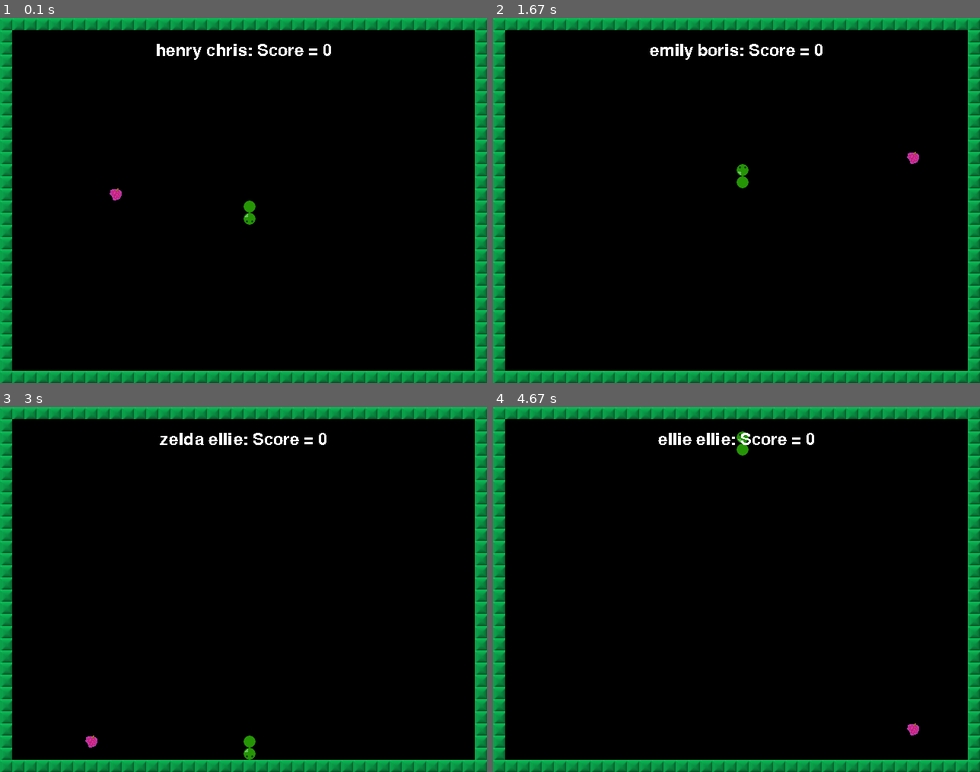
Above: before the commit, frames 1-4 (two rows, left to right).
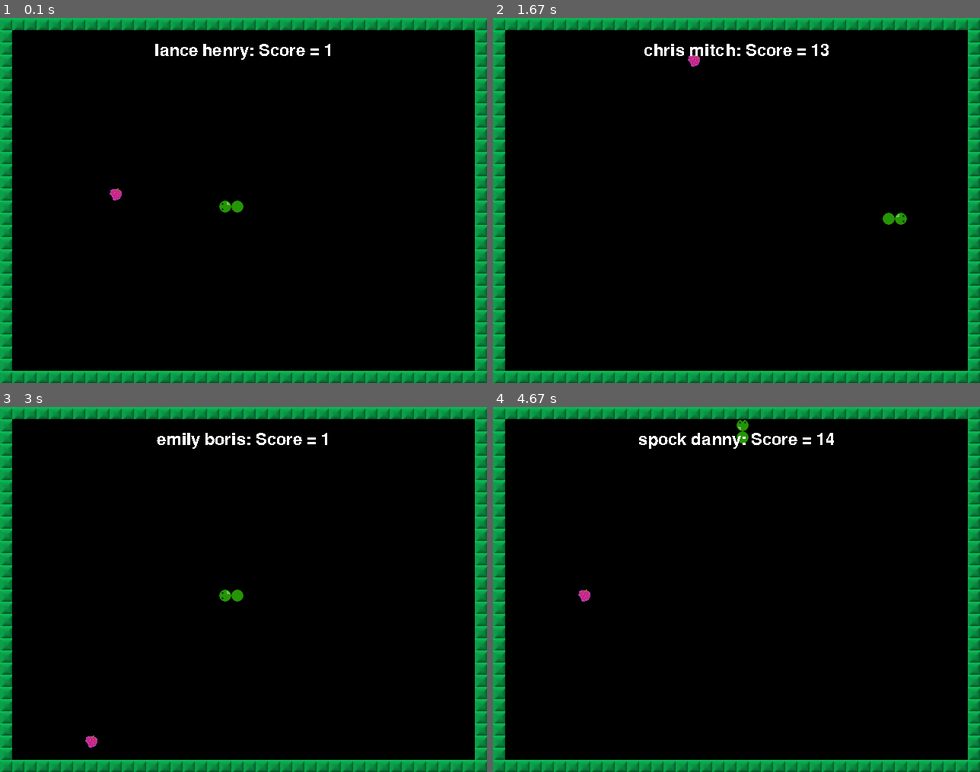
Above: after the commit, the same moments.

Repository: kmarsh729/PythonGamePlayground
Game: pygame game, started from PyGame/Snake/ai_snake.py
Two runs of this game, one before a commit and one after it. Both use one fixed random seed, a clock stepped at 60 frames per second and the inputs below.
Inputs:
- Up to frame 1 (0.1 s): no input
- Up to frame 2 (1.67 s): no input
- Up to frame 3 (3 s): no input
- Up to frame 4 (4.67 s): no input

The runs differ from the first frame. In frame 1, 0.7% of the frame differs, in the area x 31-68%, y 7-57%; in frame 2, 0.9%, in the area x 31-88%, y 7-57%; in frame 3, 0.8%; in frame 4, 0.8%.

Commit message:
Modified NN slightly.  Reward snakes for not hitting the wall.

Diff:
--- a/PyGame/Snake/ai_snake.py
+++ b/PyGame/Snake/ai_snake.py
@@ -11,9 +11,11 @@
 
 gameSurface = pygame.display.set_mode((640, 480))
 font = pygame.font.Font(None, 32)
-currentGeneration = 0
-popSize = 1000
+currentGeneration = 1
+popSize = 100
 currentPopulation = -1
+points_from_berry = 50
+points_from_moving = 1
 
 
 ##########
@@ -61,12 +63,12 @@
         self.output_nodes = np.array(self.num_output_nodes).reshape(-1, 1)
         if len(weights) != 0 and len(weights) != self.num_weights:
             sys.stderr("Weights given to the snake\'s NN aren't the right length.  Brain surgery isn't for you.")
-            random_weights = np.random.rand(self.num_weights)
+            random_weights = np.random.randn(self.num_weights)
             self.weights = np.array(random_weights)
         elif len(weights) == self.num_weights:
             self.weights = np.array(weights)
         else:
-            random_weights = np.random.rand(self.num_weights)
+            random_weights = np.random.randn(self.num_weights)
             self.weights = np.array(random_weights)
 
         # print(self.weights)
@@ -127,7 +129,7 @@
 
     for i in range(min(len(weights1),len(weights2))):
         if(np.random.rand() < mutationRate):
-            new_weights.append(np.random.rand())
+            new_weights.append(np.random.randn())
         else:
             if(np.random.rand() < 0.5):
                 new_weights.append(weights1[i])
@@ -163,10 +165,20 @@
         by = np.random.randint(1, 28)
 
         self.berry = Position(bx, by)
-        self.blocks.append(Position(20, 15))
-        self.blocks.append(Position(19, 15))
+
         self.direction = np.random.randint(4)  # 0 - right, 1 - left, 2 - up, 3 - down
-
+        if self.direction == 0:
+            self.blocks.append(Position(20, 15))
+            self.blocks.append(Position(19, 15))
+        elif self.direction == 1:
+            self.blocks.append(Position(19, 15))
+            self.blocks.append(Position(20, 15))
+        elif self.direction == 2:
+            self.blocks.append(Position(20, 15))
+            self.blocks.append(Position(20, 16))
+        elif self.direction == 3:
+            self.blocks.append(Position(20, 16))
+            self.blocks.append(Position(20, 15))
 
 
 def loseLife(gamedata):
@@ -341,6 +353,7 @@
     head = gamedata.blocks[0]
     if gamedata.tick < 0:
         gamedata.tick += gamedata.speed
+        gamedata.berrycount += points_from_moving
         gamedata.frame += 1
         gamedata.frame %= 2
         if gamedata.direction == 0:
@@ -390,7 +403,7 @@
     if head.x == gamedata.berry.x and head.y == gamedata.berry.y:
         addSegment(gamedata)
         positionBerry(gamedata)
-        gamedata.berrycount += 1
+        gamedata.berrycount += points_from_berry
 
 
 def loadImages():
@@ -417,7 +430,7 @@
     gds.append(GameData(SnakeNN(
             name=names[np.random.randint(0, len(names))] + ' ' + names[np.random.randint(0, len(names))])))
 
-print(currentPopulation)
+
 
 while not quitGame:
     for event in pygame.event.get():
@@ -459,24 +472,32 @@
 
             maxberries = 0
             strong = []
-
+            # TODO:High berry count should correspond to having a higher chance to be a parent, i.e., size matters.
+            # TODO:Maybe make distribution based Prob = specimen_points / sum(specimen_points)
             for g in gds:
                 if g.berrycount > maxberries:
                     maxberries = g.berrycount
-
+            print(maxberries)
             for g in gds:
                 if g.berrycount >= 0.5*maxberries:
                     strong.append(g)
 
-            if len(strong) > 0.75*popSize:
-                strong = strong[:min(int(0.75*popSize), len(strong))]
-
+
+            if len(strong) < 0.10*popSize:
+                print("Only %d worthy specimens, we need to add some more."%len(strong))
+                while len(strong) < 0.10*popSize:
+                    strong.append(np.random.choice(gds))
+            else:
+                print("%d worthy specimens, now to make tons of snakelets." % len(strong))
+
+
+            #print(len(strong))
             gds = []
 
             for i in range(popSize):
                 gd1 = np.random.choice(strong)
                 gd2 = np.random.choice(strong)
-                new_snake = mateSnakes(gd1.snakey, gd2.snakey, 0.05)
+                new_snake = mateSnakes(gd1.snakey, gd2.snakey, 0.01)
 
                 gds.append(GameData(new_snake))
             data = gds[currentPopulation]
--- a/PyGame/Snake/names.txt
+++ b/PyGame/Snake/names.txt
@@ -33,3 +33,14 @@
 greta
 alice
 marty
+mario
+spock
+ralph
+lance
+katya
+jorge
+lenin
+luigi
+teddy
+sandy
+danny
